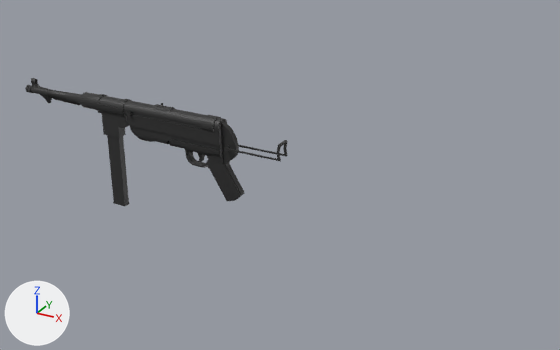
One commit to the FBX model Year3-Game/Assets/Models/Guns/mp40.fbx: the scene before it, then after it.
One viewpoint serves both versions: a 50 mm camera at (2.22, -3.27, 2.02) aimed at (0.74, -0.59, 0.68). The axes (+X, +Y, +Z) are drawn at lower left. The lights are the same throughout. Where no turn or scale is listed for an object, it has been applied to the vertices.
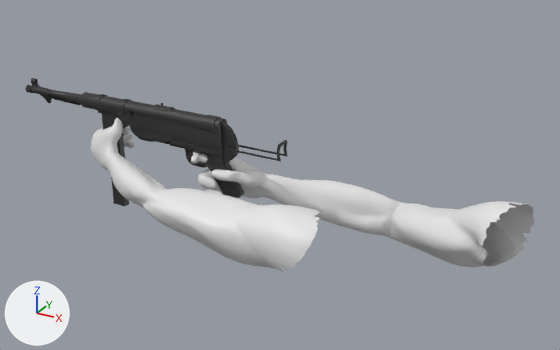
Scene script edits in JSON lines:
```json
{"op": "add", "block": "mat_material_005", "code": ["mat_material_005 = principled_material('Material.005')", "mat_material_005.base_color = (0.8, 0.8, 0.8)  # white #e7e7e7"]}
{"block": "me_cylinder_012", "where": "# used by ob_cylinder_012; location = (0.036, -0.698, 0.897)"}
{"op": "remove", "block": "me_cylinder_012", "code": "me_cylinder_012.from_pydata(...)  # 3232 vertices, 3242 faces; spans x -0.62..0.784, y -0.05..0.05, z -0.496..0.058"}
{"op": "add", "block": "me_cylinder_012", "code": "me_cylinder_012.from_pydata(...)  # 24503 vertices, 45546 faces; spans x -0.62..1.753, y -0.407..0.45, z -0.53..0.058"}
{"block": "me_cylinder_012", "change": "me_cylinder_012 part 1: a new loose piece of 10645 vertices spanning x -0.208..1.103, y -0.407..0.075, z -0.428..-0.04, in mat_material_005 (white #e7e7e7)"}
{"block": "me_cylinder_012", "change": "me_cylinder_012 part 2: a new loose piece of 10625 vertices spanning x 0.349..1.753, y -0.072..0.45, z -0.53..-0.133, in mat_material_005 (white #e7e7e7)"}
{"op": "add", "block": "me_cylinder_012", "code": "me_cylinder_012.materials.append(mat_material_005)  # white #e7e7e7"}
```

Changed parts and their boxes [x1, y1, x2, y2] in the pictures (560 x 350 px):
```json
{"object": "Cylinder.012", "change": "reshaped", "before": [25, 78, 287, 206], "after": [25, 78, 535, 272], "on screen": "94% wider, 51% taller"}
{"part": 1, "of": "me_cylinder_012", "change": "added", "after": [91, 118, 320, 272]}
{"part": 2, "of": "me_cylinder_012", "change": "added", "after": [191, 152, 535, 267]}
```
